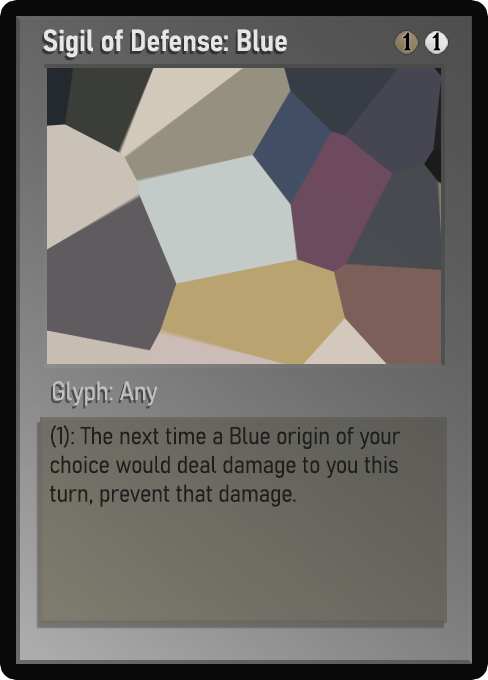
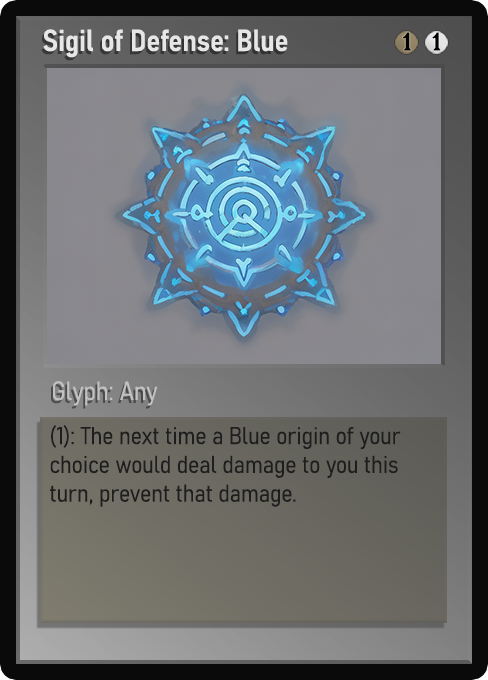
Revision of a layered 488×680 image; what changed, layer by layer:
painted on "Name" over [44, 29, 288, 57]
painted on "Class" over [53, 383, 152, 406]
painted on "Desc_norm" over [50, 427, 398, 507]
painted on "Artwork" over [47, 68, 441, 364]
